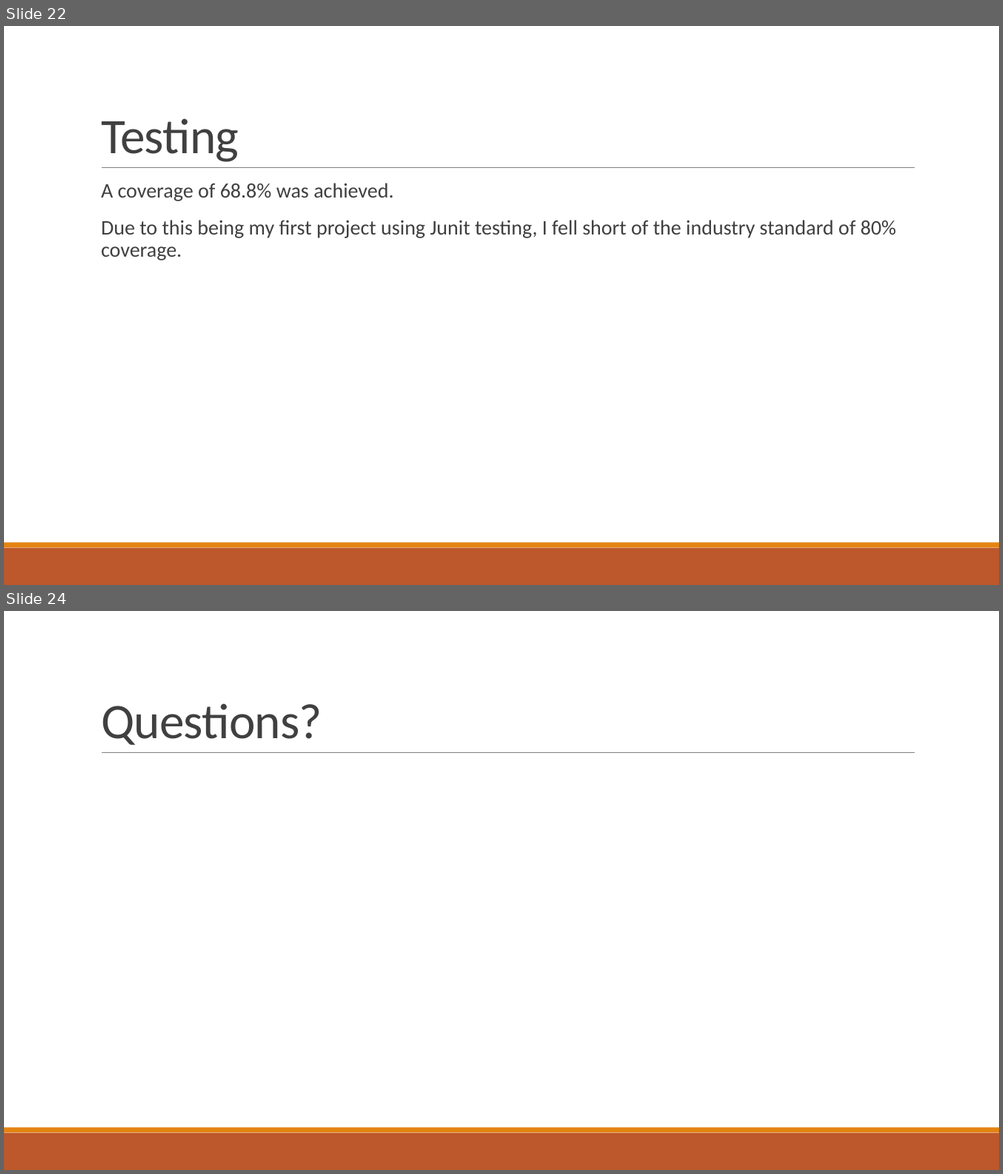
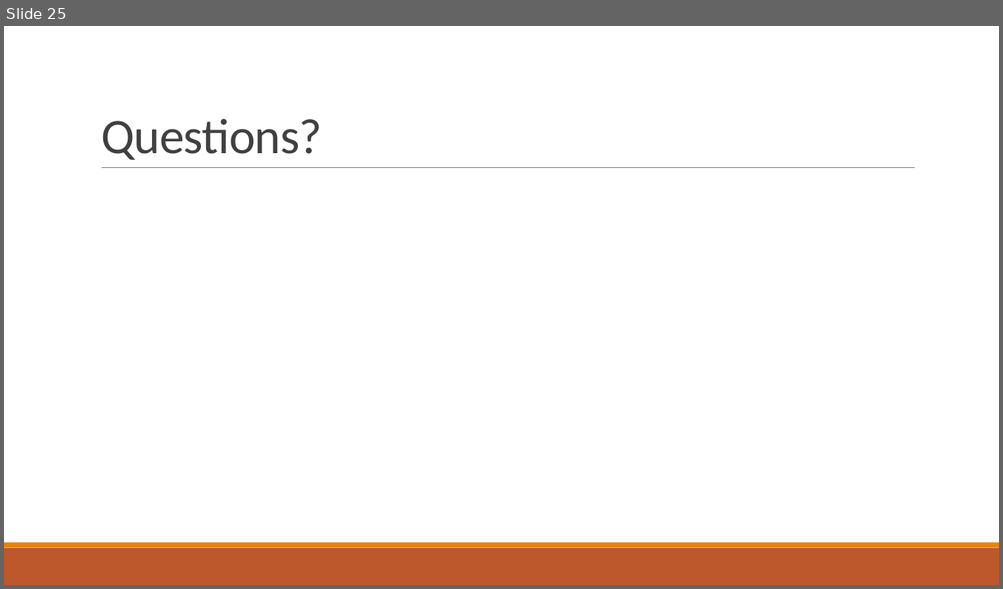
Before and after one commit to ayub96/Project-Inventory-Management-System, a slide deck: Documentation/IMS Project presentation.pptx. Shown one above the other, each under a label of ours: slides 22 and 24 before the commit, slide 25 after it; the slides between them are not shown. The pictures are 1003x1174 and 1003x589 pixels, drawn with LibreOffice and Linux fonts; fonts in the diff are those of the drawing. Boxes give left, top, right and bottom in pixels: in the first picture for what was removed or moved away, otherwise in the second. Text is boxed around its words. In the diff, an @@ line names an element or a change of style, - is before the commit and + after.

```diff
--- a/Documentation/IMS Project presentation.pptx
+++ b/Documentation/IMS Project presentation.pptx
@@ slide 22 removed at (4,26,999,585), background #FFFFFF; not listed: 3 template elements that a slide beside it also shows @@
@@ title removed at (101,118,239,162) @@
-Testing
@@ text removed at (101,183,896,261) @@
-  A coverage of 68.8% was achieved.
-  Due to this being my first project using Junit testing, I fell short of the industry standard of 80% coverage.
@@ what was slide 24 is now slide 25 @@
```
Also in this commit, not shown: 14 slides changed, 7 slides added, 5 other slides removed, 10 other files.
